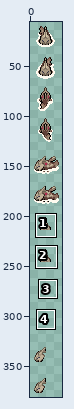
Sprite sheet -- graphics/shiny/relicanthShiny.png. Above, an overview of the earlier version with the close-up marked.
Close-up. Earlier state:
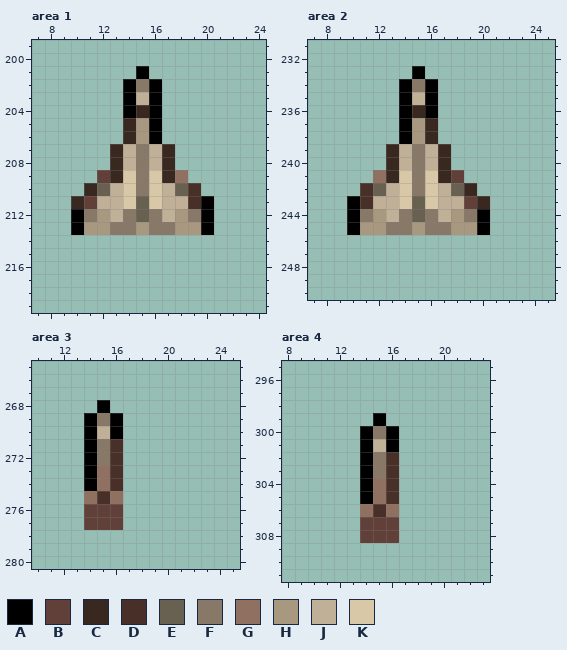
The file is 32x384 pixels. Shown: area 1: x 7..24, y 199..219; area 2: x 7..25, y 231..250; area 3: x 10..25, y 265..280; area 4: x 8..23, y 295..311. The old version is drawn lined up with the new one. The wide view leaves out empty margins. The commit also changed other parts of the picture, which this record leaves out.
Palette (. is transparent): A #000000  B #604038  C #382820  D #483028  E #686050  F #887868  G #907060  H #a89880  J #c0b098  K #d8c8a8
Pixels before, area 1, first column x 10:
201 .....A.....
202 ....AFA....
203 ....AJA....
204 ....ACA....
205 ....CHA....
206 ....CHA....
207 ...CJFJC...
208 ...CJFJC...
209 ..BCKFKCG..
210 .CEJKFKJED.
211 CBJJKEKJJDA
212 AFHJFEFJHFA
213 AHHFFHFFHHA
Pixels before, area 2, first column x 10:
233 .....A.....
234 ....AFA....
235 ....AJA....
236 ....ACA....
237 ....AHC....
238 ....AHC....
239 ...CJFJC...
240 ...CJFJC...
241 ..GCKFKCB..
242 .DEJKFKJEC.
243 ADJJKEKJJBC
244 AFHJFEFJHFA
245 AHHFFHFFHHA
Pixels before, area 3, first column x 14:
268 .A.
269 AFA
270 AJA
271 AFD
272 AFD
273 AGD
274 AGD
275 GDG
276 BBB
277 BBB
Pixels before, area 4, first column x 14:
299 .A.
300 AFA
301 AJA
302 AFD
303 AFD
304 AGD
305 AGD
306 GDG
307 BBB
308 BBB
And afterwards:
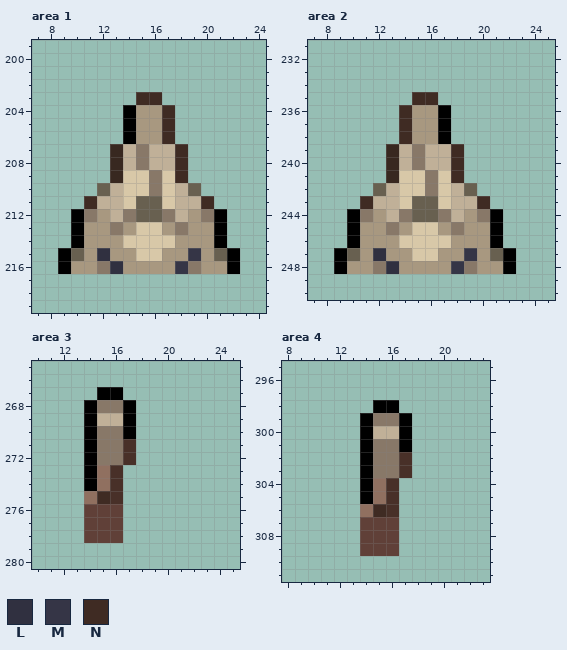
Colours new in this view: L #303040  M #353546  N #3f2b23
Difference:
whole drawing moved by +0,-1 (the old picture is shown already moved)
Area 1:
y 201: x 15 A -> .
y 202: x 14..16 AFA -> ...
y 203: x 14..16 AJA -> .NN
y 204: x 15..17 CA. -> HHN
y 205..206: x 14 C -> A; x 16..17 A. -> HN
y 207..208: x 17..18 C. -> JN
y 209: x 12 B -> .; x 15..18 FKCG -> KFKN
y 210: x 11 C -> .; x 15..19 FKJED -> KFKJE
y 211: x 10..11 CB -> .N; x 16..17 KJ -> EK; x 19..20 DA -> JN
y 212: x 16..21 FJHFA. -> EFJHFA
y 213: x 14..18 FHFFH -> HKKHF; x 20..21 A. -> HA
y 214: x 10..21 ............ -> AHHHKKKKHHHA
y 215: x 9..22 .............. -> AEHLHHKKHHMHEA
y 216: x 9..22 .............. -> AHHFLHHHHMFHHA
Area 2:
y 233: x 15 A -> .
y 234: x 14..16 AFA -> ...
y 235: x 14..16 AJA -> .NN
y 236: x 14..17 ACA. -> NHHA
y 237..238: x 14 A -> N; x 16..17 C. -> HA
y 239..240: x 17..18 C. -> JN
y 241: x 12 G -> .; x 15..18 FKCB -> KFKN
y 242: x 11 D -> .; x 15..19 FKJEC -> KFKJE
y 243: x 10..11 AD -> .N; x 16..17 KJ -> EK; x 19..20 BC -> JN
y 244: x 16..21 FJHFA. -> EFJHFA
y 245: x 14..18 FHFFH -> HKKHF; x 20..21 A. -> HA
y 246: x 10..21 ............ -> AHHHKKKKHHHA
y 247: x 9..22 .............. -> AEHLHHKKHHMHEA
y 248: x 9..22 .............. -> AHHFLHHHHMFHHA
Area 3:
y 267: x 15..16 .. -> AA
y 268: x 14..17 .A.. -> AFFA
y 269: x 15..17 FA. -> JJA
y 270: x 15..17 JA. -> FFA
y 271..272: x 16..17 D. -> FD
y 275: x 15..16 DG -> ND
y 278: x 14..16 ... -> BBB
Area 4:
y 298: x 15..16 .. -> AA
y 299: x 14..17 .A.. -> AFFA
y 300: x 15..17 FA. -> JJA
y 301: x 15..17 JA. -> FFA
y 302..303: x 16..17 D. -> FD
y 306: x 15..16 DG -> ND
y 309: x 14..16 ... -> BBB
Changed places in both close-ups, as pixel boxes (x1, y1, x2, y2):
changed: (58, 66, 240, 274)
changed: (334, 66, 516, 274)
changed: (84, 387, 136, 543)
changed: (360, 400, 412, 556)
